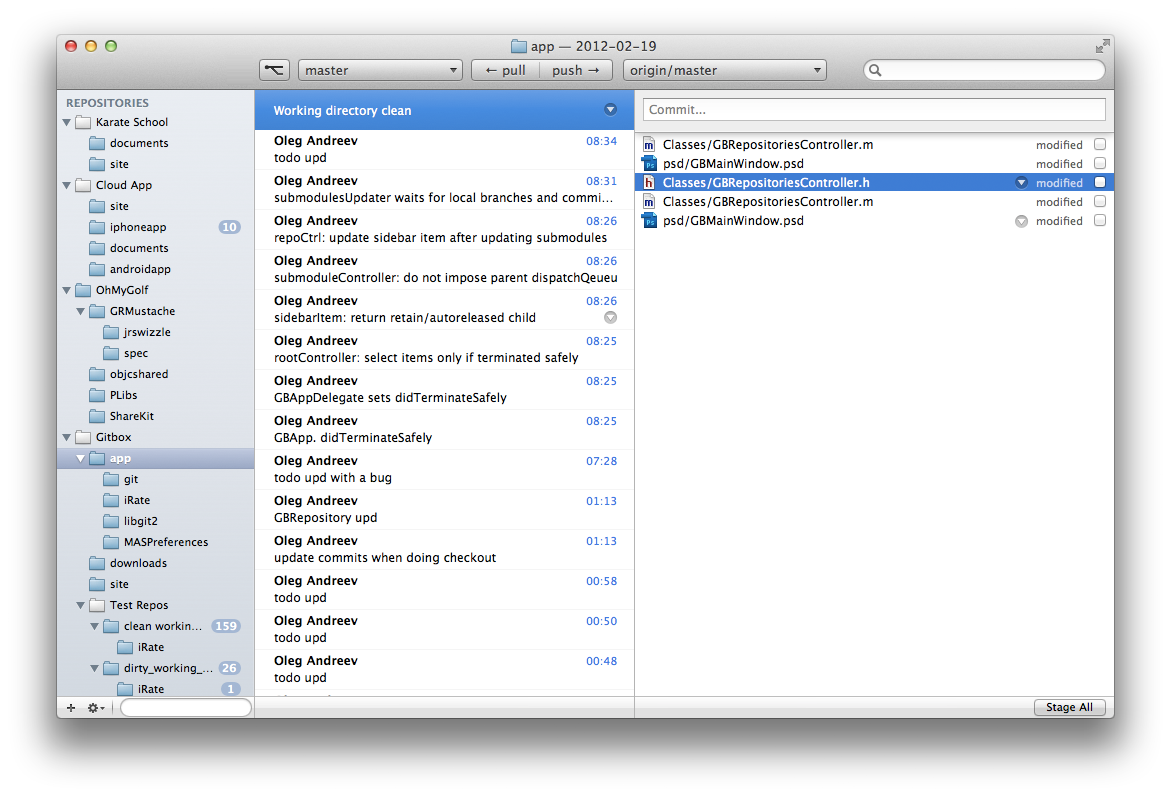
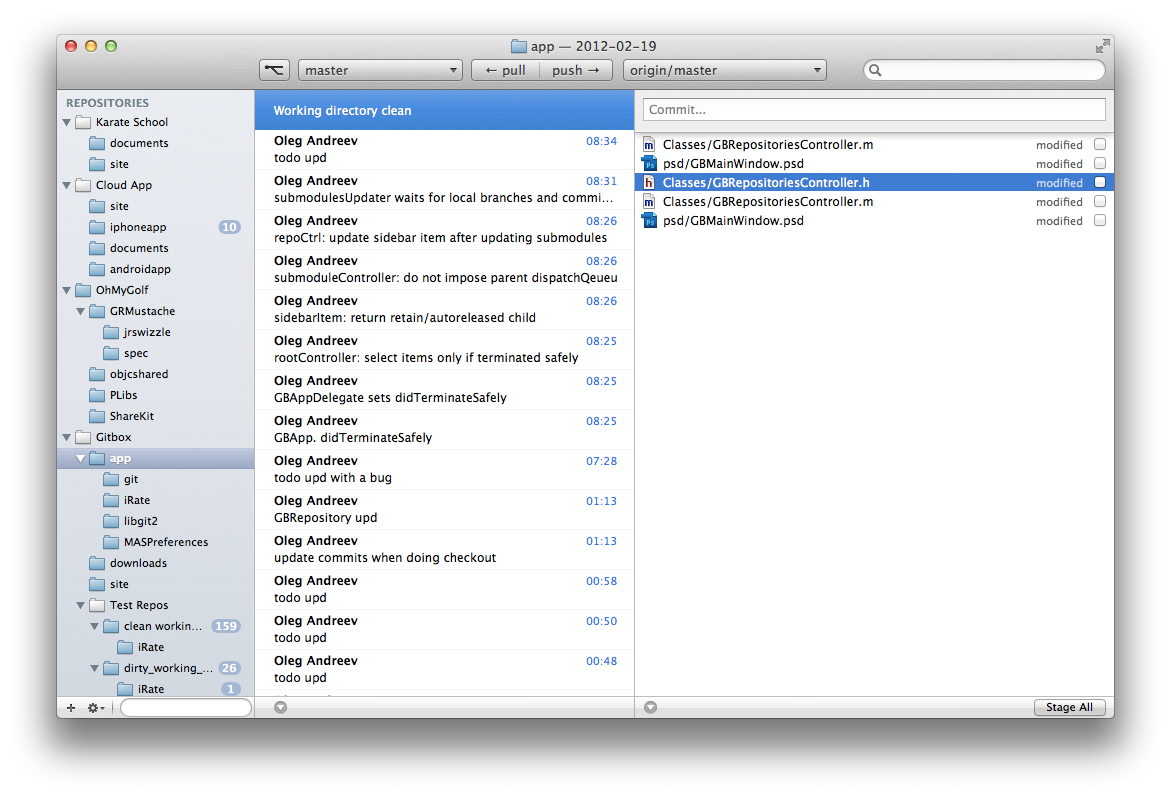
Layer changes from the first 1171×797 image to the second:
hid group "stage right click menus 2" (6 layers) over [1015, 176, 1029, 228]
added group "right click history" with 2 layers above "right click stage" over [274, 701, 288, 714]
added layer "Shape 5" (3rd of 8, in "right click history") in group "right click history" over [276, 705, 285, 711]
added layer "Shape 4" (3rd of 8, in "right click history") in group "right click history" over [274, 701, 288, 714]
added group "right click stage" with 2 layers above "stage right click menus" over [644, 701, 658, 714]
added layer "Shape 5" (4th of 8, in "right click stage") in group "right click stage" over [646, 705, 655, 711]
added layer "Shape 4" (4th of 8, in "right click stage") in group "right click stage" over [644, 701, 658, 714]
hid group "history right click menus" (6 layers) over [604, 103, 618, 324]
